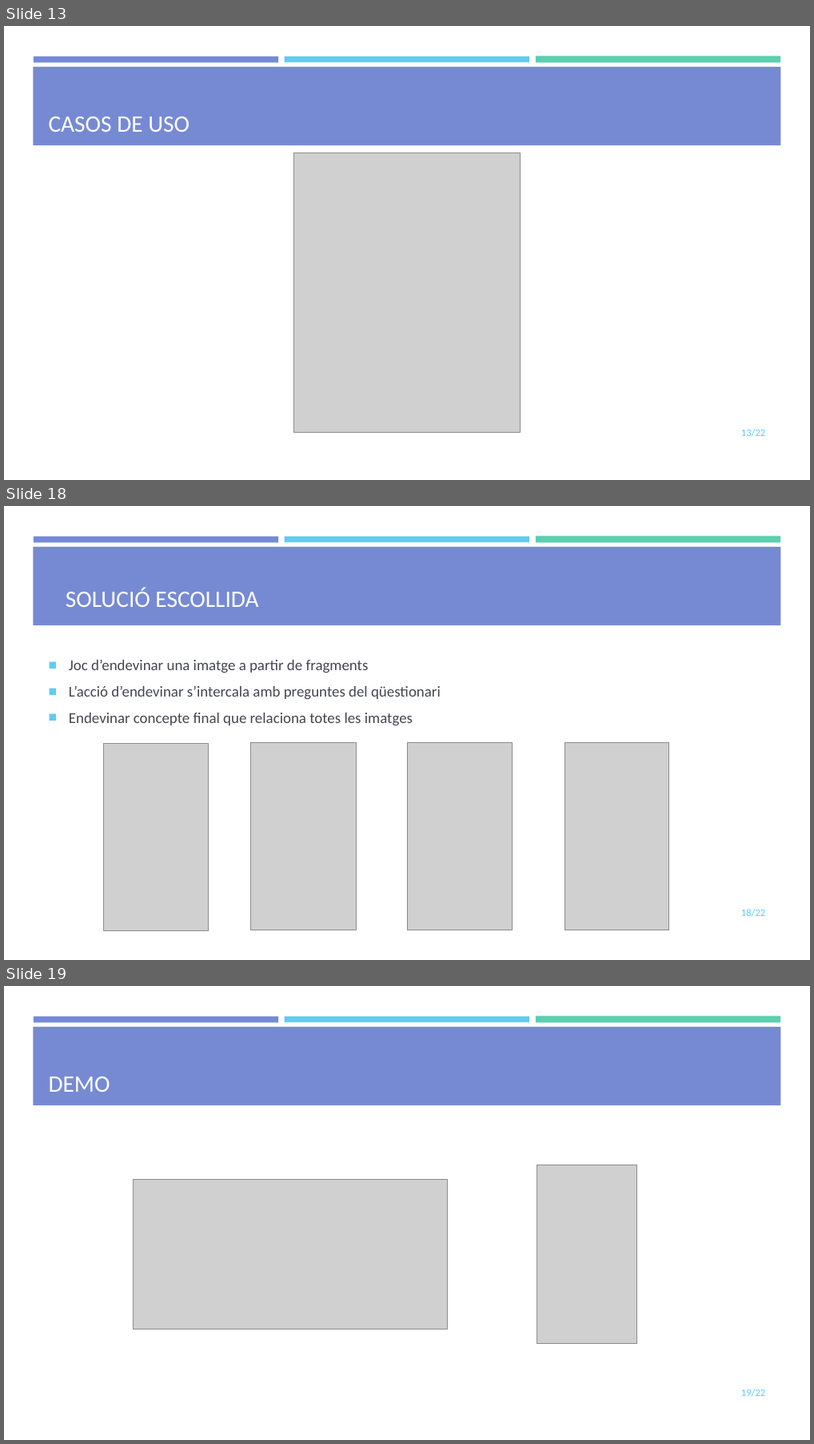
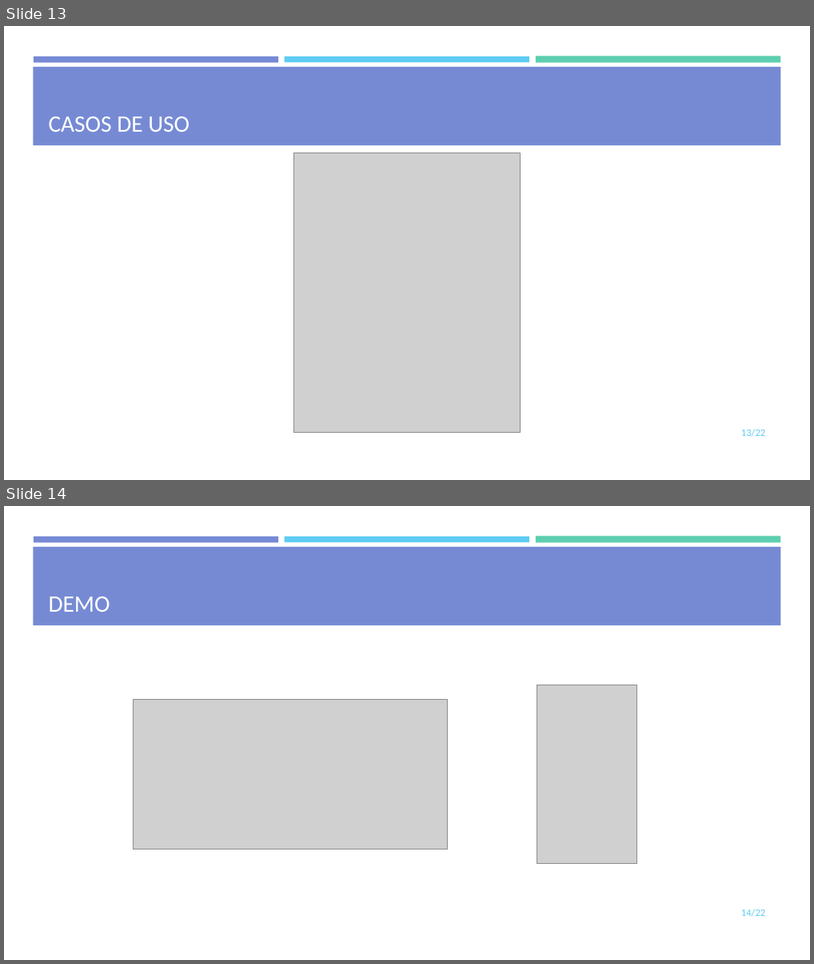
Before and after one commit to mdlunag/tfg, a slide deck: tfg_presentacio.pptx. Shown one above the other, each under a label of ours: slides 13, 18 and 19 before the commit, slides 13 and 14 after it; the slides between them are not shown. The pictures are 814x1444 and 814x964 pixels, drawn with LibreOffice and Linux fonts; fonts in the diff are those of the drawing; grey boxes stand for pictures. Boxes give left, top, right and bottom in pixels: in the first picture for what was removed or moved away, otherwise in the second. Text is boxed around its words. In the diff, an @@ line names an element or a change of style, - is before the commit and + after.

```diff
--- a/tfg_presentacio.pptx
+++ b/tfg_presentacio.pptx
@@ slide 18 removed at bbox=[4, 506, 810, 960], background #FFFFFF; not listed: 4 template elements that a slide beside it also shows @@
@@ title removed at bbox=[66, 588, 258, 607] @@
-SOLUCIÓ ESCOLLIDA
@@ text removed at bbox=[69, 660, 441, 725] @@
-■ Joc d’endevinar una imatge a partir de fragments
-■ L’acció d’endevinar s’intercala amb preguntes del qüestionari
-■ Endevinar concepte final que relaciona totes les imatges
@@ picture removed at bbox=[104, 744, 209, 931] @@
@@ picture removed at bbox=[251, 743, 356, 929] @@
@@ picture removed at bbox=[407, 743, 513, 929] @@
@@ picture removed at bbox=[565, 743, 670, 929] @@
@@ page number removed at bbox=[742, 908, 766, 916] @@
-18/22
@@ what was slide 19 is now slide 14 @@
@@ page number at bbox=[742, 908, 766, 916]: text changed @@
-19/22
+14/22
```
Also in this commit, not shown: 1 slide changed, 4 other slides removed.
